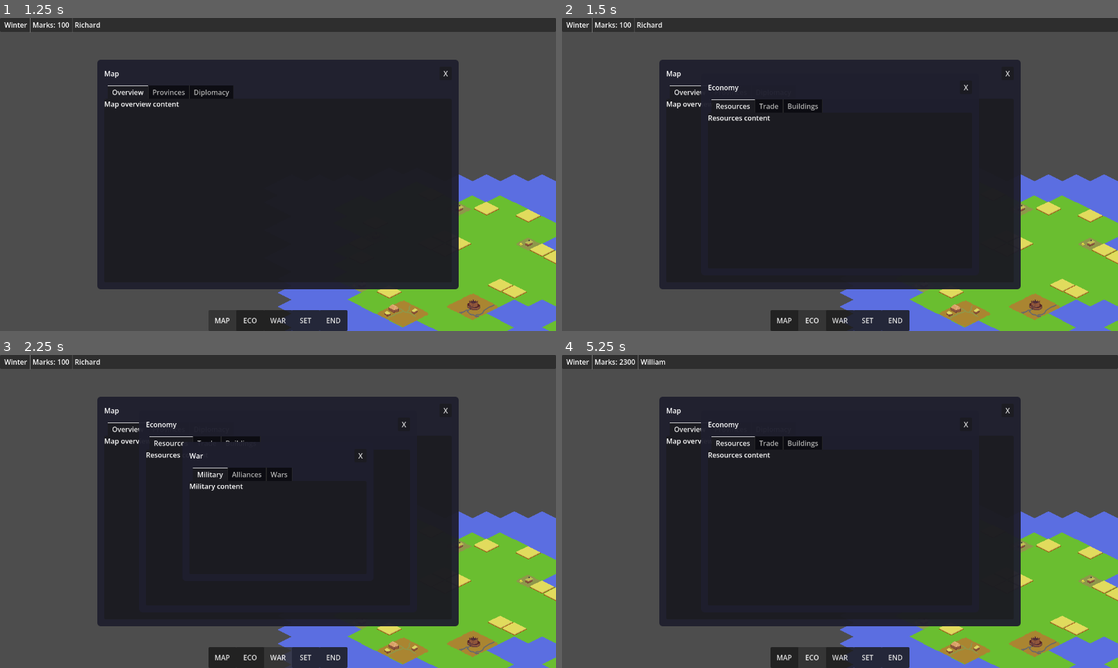
Above: before the commit, frames 1-4 (two rows, left to right).
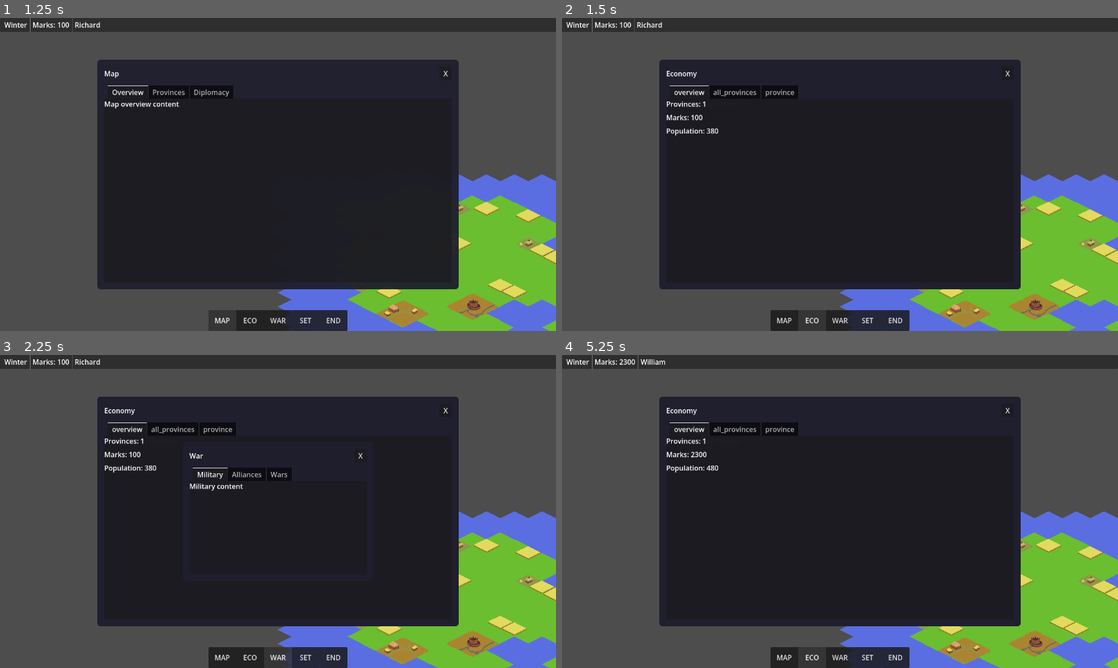
Above: after the commit, the same moments.

Repository: Charckle/strategemata_medieval
Game: Godot game, scene res://maps/overworld/test_maps/test_map_01/test_map_01.tscn
Two runs of this game, one before a commit and one after it. Both use one fixed random seed, a clock stepped at 60 frames per second and the inputs below. This scene is started directly instead of the project's main scene.
Inputs:
- Up to frame 1 (1.25 s): click "MAP" at 0.5 s
- Up to frame 2 (1.5 s): click "ECO" at 1.25 s
- Up to frame 3 (2.25 s): click "WAR" at 2 s
- Up to frame 4 (5.25 s): click "SET" at 2.75 s; click "END" at 3.5 s; click "MAP" at 4.25 s; click "ECO" at 5 s

Frame 1 is identical in both runs. In frame 2, 1.2% of the frame differs, in the area x 18-83%, y 16-87%; in frame 3, 1.1%; in frame 4, 1.3%.

Commit message:
more good stuff

Diff:
--- a/maps/overworld/o_base_map/o_base_map.gd
+++ b/maps/overworld/o_base_map/o_base_map.gd
@@ -10,6 +10,7 @@
 var players = {}
 
 @onready var provinces = $provinces
+@onready var camera: Camera2D = $Camera2D
 
 @onready var gui_node = $BasebottomGUI
 
@@ -21,6 +22,7 @@
 func _ready() -> void:
 	dummy_player_data()
 	update_player_data.rpc(players)
+	assign_players_home_provinces()
 	set_players_turn()
 
 @rpc("any_peer", "call_local", "reliable")
@@ -72,6 +74,7 @@
 	# recalculate everything
 	update_visuals_and_stats()
 
+
 @rpc("authority", "call_local", "reliable")
 func check_if_end_turn():
 	for player_id in players:
@@ -87,6 +90,7 @@
 
 @rpc("authority", "call_local", "reliable")
 func calculate_new_turn_game_data():
+	assign_players_home_provinces()
 	#calculate and then display the new data
 	add_resources()
 	update_visuals_and_stats()
@@ -135,6 +139,10 @@
 	gui_node.update_season(season)
 	gui_node.update_pname(players[my_pl_id].name_)
 	gui_node.update_money(players[my_pl_id].game_data["marks"])
+	update_menus()
+
+func update_menus():
+	gui_node.update_economy_menu(self)
 
 func update_stats():
 	recalculate_all_settlements_growth()
@@ -158,10 +166,8 @@
 	for prov in provinces.get_children():
 		var has_by_player: Dictionary = prov.resources["population"]["has"]
 		for player_id in has_by_player:
-			if player_id is String and player_id == "all":
-				continue
 			if players.has(player_id):
-				players[player_id].game_data["people"] = players[player_id].game_data.get("people", 0) + int(has_by_player[player_id])
+				players[player_id].game_data["people"] +=  int(has_by_player[player_id])
 
 func recalculate_all_settlements_marks() -> void:
 	for prov in provinces.get_children():
@@ -173,11 +179,100 @@
 	for prov in provinces.get_children():
 		var will_by_player: Dictionary = prov.resources["marks"]["will"]
 		for player_id in will_by_player:
-			if player_id is String and player_id == "all":
-				continue
 			if players.has(player_id):
 				players[player_id].game_data["marks"] += int(will_by_player[player_id])
 
 
 func add_resources():
 	add_marks_to_players()
+
+
+func _provinces_for_player(player_id: int) -> Array:
+	var owned := []
+	var other_interest := []
+	for prov in provinces.get_children():
+		if prov.player_owner == player_id:
+			owned.append(prov)
+		elif prov.defacto == player_id or prov.dejure == player_id:
+			other_interest.append(prov)
+	owned.append_array(other_interest)
+	return owned
+
+
+func get_player_overview_data(player_id: int) -> Dictionary:
+	if not players.has(player_id):
+		return {}
+	var pl = players[player_id]
+	var prov_list = _provinces_for_player(player_id)
+	var population := 0
+	for prov in prov_list:
+		population += prov.resources["population"]["has"]["all"]
+	return {
+		"num_provinces": prov_list.size(),
+		"marks": pl.game_data.get("marks", 0),
+		"population": population
+	}
+
+
+func get_all_provinces_list_data(player_id: int) -> Array:
+	var owned := []
+	var other := []
+	for prov in provinces.get_children():
+		var entry = {
+			"id": prov.name,
+			"name": prov.p_name,
+			"population": prov.resources["population"]["has"]["all"],
+			"predicted_income": prov.resources["marks"]["will"]["all"],
+			"owned": prov.player_owner == player_id
+		}
+		if prov.player_owner == player_id:
+			owned.append(entry)
+		elif prov.defacto == player_id or prov.dejure == player_id:
+			other.append(entry)
+	owned.append_array(other)
+	return owned
+
+
+func _get_province_by_id(province_id: String) -> Node:
+	for prov in provinces.get_children():
+		if prov.name == province_id:
+			return prov
+	return null
+
+
+func get_province_data(province_id: String) -> Dictionary:
+	var prov = _get_province_by_id(province_id)
+	if prov == null:
+		return {}
+	return prov.get_display_data(players)
+
+
+func assign_players_home_provinces() -> void:
+	var prov_list: Array = provinces.get_children()
+	prov_list.sort_custom(func(a, b): return a.name < b.name)
+	var assigned := {}
+	for prov in prov_list:
+		var pid = prov.player_owner
+		if not players.has(pid) or assigned.has(pid):
+			continue
+		players[pid].game_data["home_province_id"] = prov.name
+		assigned[pid] = true
+	# Override with any province marked as home_province for that player
+	for prov in prov_list:
+		if prov.home_province and players.has(prov.player_owner):
+			players[prov.player_owner].game_data["home_province_id"] = prov.name
+
+
+func center_camera_on_current_player_home() -> void:
+	if not players.has(my_pl_id):
+		return
+	var home_id: String = players[my_pl_id].game_data.get("home_province_id", "")
+	if home_id.is_empty():
+		return
+	var prov = _get_province_by_id(home_id)
+	if prov == null:
+		return
+	for s in prov.settlements.get_children():
+		if s.get("type_") != null and s.type_ == GlobalStuff.BUILDING_TYPE.TOWN:
+			camera.position = s.global_position
+			return
--- a/maps/overworld/test_maps/test_map_01/test_map_01.tscn
+++ b/maps/overworld/test_maps/test_map_01/test_map_01.tscn
@@ -17,7 +17,9 @@
 tile_set = ExtResource("2_vw55j")
 
 [node name="Province" parent="provinces" parent_id_path=PackedInt32Array(1550993670) index="0" unique_id=496899077 instance=ExtResource("3_yormb")]
+p_name = "Shire"
 player_owner = 0
+home_province = true
 
 [node name="Town" parent="provinces/Province/settlements" parent_id_path=PackedInt32Array(496899077, 1960527604) index="0" unique_id=772232724 instance=ExtResource("4_enhbj")]
 position = Vector2(224, 288)
@@ -83,6 +85,8 @@
 position = Vector2(384, 272)
 
 [node name="Province2" parent="provinces" parent_id_path=PackedInt32Array(1550993670) index="1" unique_id=851865952 instance=ExtResource("3_yormb")]
+p_name = "Gondor"
+home_province = true
 
 [node name="Town" parent="provinces/Province2/settlements" parent_id_path=PackedInt32Array(851865952, 1960527604) index="0" unique_id=1638598210 instance=ExtResource("4_enhbj")]
 position = Vector2(608, 480)
--- a/menus/gui/base_bottom/basebottomGUI.gd
+++ b/menus/gui/base_bottom/basebottomGUI.gd
@@ -6,6 +6,26 @@
 @onready var settings_menu := $settings_menu
 
 @onready var parent_n = get_parent()
+
+# Economy menu tab refs
+@onready var economy_tabs := $economy_menu/margin/vbox/tabs
+@onready var overview_provinces_lbl := $economy_menu/margin/vbox/tabs/overview/provinces_count_lbl
+@onready var overview_money_lbl := $economy_menu/margin/vbox/tabs/overview/money_lbl
+@onready var overview_population_lbl := $economy_menu/margin/vbox/tabs/overview/population_lbl
+@onready var provinces_list_container := $economy_menu/margin/vbox/tabs/all_provinces/ScrollContainer/provinces_list
+@onready var province_tab_name := $economy_menu/margin/vbox/tabs/province/province_name_lbl
+@onready var province_tab_status := $economy_menu/margin/vbox/tabs/province/status_lbl
+@onready var province_tab_owner := $economy_menu/margin/vbox/tabs/province/owner_lbl
+@onready var province_tab_defacto := $economy_menu/margin/vbox/tabs/province/defacto_lbl
+@onready var province_tab_dejure := $economy_menu/margin/vbox/tabs/province/dejure_lbl
+@onready var province_tab_population := $economy_menu/margin/vbox/tabs/province/population_prov_lbl
+@onready var province_tab_income := $economy_menu/margin/vbox/tabs/province/income_prov_lbl
+@onready var province_tab_villages := $economy_menu/margin/vbox/tabs/province/buildings_grid/villages_val
+@onready var province_tab_towns := $economy_menu/margin/vbox/tabs/province/buildings_grid/towns_val
+@onready var province_tab_castles := $economy_menu/margin/vbox/tabs/province/buildings_grid/castles_val
+@onready var province_tab_economy := $economy_menu/margin/vbox/tabs/province/buildings_grid/economy_val
+
+var selected_province_id: String = ""
 
 func _ready() -> void:
 	$Panel/map_btn.pressed.connect(_on_map_btn_pressed)
@@ -58,3 +78,78 @@
 
 func update_pname(player_name):
 	$top_panel/MarginContainer/HBoxContainer/player_name_lbl.text = player_name
+
+
+func update_economy_menu(base_map: Node) -> void:
+	if not is_instance_valid(base_map) or not base_map.has_method("get_player_overview_data"):
+		return
+	var pid = base_map.my_pl_id
+	var overview = base_map.get_player_overview_data(pid)
+	overview_provinces_lbl.text = "Provinces: %d" % overview.get("num_provinces", 0)
+	overview_money_lbl.text = "Marks: %s" % overview.get("marks", 0)
+	overview_population_lbl.text = "Population: %s" % overview.get("population", 0)
+
+	var list_data = base_map.get_all_provinces_list_data(pid)
+	for child in provinces_list_container.get_children():
+		child.queue_free()
+	var separator_added := false
+	for entry in list_data:
+		if not entry.get("owned", true) and not separator_added:
+			separator_added = true
+			var sep = HSeparator.new()
+			provinces_list_container.add_child(sep)
+			var lbl = Label.new()
+			lbl.text = "De jure / De facto only"
+			lbl.add_theme_font_size_override("font_size", 12)
+			provinces_list_container.add_child(lbl)
+		var btn = Button.new()
+		btn.text = "%s — Pop: %s  Income: %s" % [
+			entry.get("name", "—"),
+			entry.get("population", 0),
+			entry.get("predicted_income", 0)
+		]
+		btn.set_meta("province_id", entry.get("id", ""))
+		btn.pressed.connect(_on_province_list_clicked.bind(entry.get("id", "")))
+		provinces_list_container.add_child(btn)
+
+	if selected_province_id != "":
+		_fill_province_tab(base_map, selected_province_id)
+
+
+func _on_province_list_clicked(province_id: String) -> void:
+	selected_province_id = province_id
+	economy_tabs.current_tab = 2
+	if is_instance_valid(parent_n) and parent_n.has_method("get_province_data"):
+		_fill_province_tab(parent_n, province_id)
+
+
+func _fill_province_tab(base_map: Node, province_id: String) -> void:
+	var data = base_map.get_province_data(province_id)
+	if data.is_empty():
+		province_tab_name.text = "—"
+		province_tab_status.text = "Status: —"
+		province_tab_owner.text = "Owner: —"
+		province_tab_defacto.text = "De facto: —"
+		province_tab_dejure.text = "De jure: —"
+		province_tab_population.text = "Population: —"
+		province_tab_income.text = "Predicted income: —"
+		province_tab_villages.text = "— / —"
+		province_tab_towns.text = "— / —"
+		province_tab_castles.text = "— / —"
+		province_tab_economy.text = "— / —"
+		return
+	province_tab_name.text = data.get("name", "—")
+	province_tab_status.text = "Status: %s" % data.get("status_name", "—")
+	province_tab_owner.text = "Owner: %s" % data.get("owner_name", "—")
+	province_tab_defacto.text = "De facto: %s" % data.get("defacto_name", "—")
+	province_tab_dejure.text = "De jure: %s" % data.get("dejure_name", "—")
+	province_tab_population.text = "Population: %s (next: %s)" % [data.get("population_has", 0), data.get("population_will", 0)]
+	province_tab_income.text = "Predicted income: %s" % data.get("marks_will", 0)
+	var v = data.get("villages", {"control": 0, "all": 0})
+	province_tab_villages.text = "%d / %d" % [v.get("control", 0), v.get("all", 0)]
+	var t = data.get("towns", {"control": 0, "all": 0})
+	province_tab_towns.text = "%d / %d" % [t.get("control", 0), t.get("all", 0)]
+	var c = data.get("castles", {"control": 0, "all": 0})
+	province_tab_castles.text = "%d / %d" % [c.get("control", 0), c.get("all", 0)]
+	var e = data.get("economy", {"control": 0, "all": 0})
+	province_tab_economy.text = "%d / %d" % [e.get("control", 0), e.get("all", 0)]
--- a/menus/gui/base_bottom/basebottomGUI.tscn
+++ b/menus/gui/base_bottom/basebottomGUI.tscn
@@ -128,10 +128,10 @@
 
 [node name="economy_menu" type="PanelContainer" parent="." unique_id=733854810]
 visible = false
-offset_left = 320.0
-offset_top = 128.0
-offset_right = 960.0
-offset_bottom = 592.0
+offset_left = 224.0
+offset_top = 96.0
+offset_right = 1056.0
+offset_bottom = 624.0
 theme_override_styles/panel = SubResource("StyleBoxFlat_panel")
 script = ExtResource("2_draggable")
 menu_title = "Economy"
@@ -167,31 +167,113 @@
 size_flags_vertical = 3
 current_tab = 0
 
-[node name="Resources" type="VBoxContainer" parent="economy_menu/margin/vbox/tabs" unique_id=763224628]
-layout_mode = 2
+[node name="overview" type="VBoxContainer" parent="economy_menu/margin/vbox/tabs" unique_id=763224628]
+layout_mode = 2
+theme_override_constants/separation = 8
 metadata/_tab_index = 0
 
-[node name="Label" type="Label" parent="economy_menu/margin/vbox/tabs/Resources" unique_id=1244430796]
-layout_mode = 2
-text = "Resources content"
-
-[node name="Trade" type="VBoxContainer" parent="economy_menu/margin/vbox/tabs" unique_id=1844819315]
-visible = false
-layout_mode = 2
+[node name="provinces_count_lbl" type="Label" parent="economy_menu/margin/vbox/tabs/overview" unique_id=1244430796]
+layout_mode = 2
+text = "Provinces: 0"
+
+[node name="money_lbl" type="Label" parent="economy_menu/margin/vbox/tabs/overview" unique_id=1244430797]
+layout_mode = 2
+text = "Marks: 0"
+
+[node name="population_lbl" type="Label" parent="economy_menu/margin/vbox/tabs/overview" unique_id=1244430798]
+layout_mode = 2
+text = "Population: 0"
+
+[node name="all_provinces" type="VBoxContainer" parent="economy_menu/margin/vbox/tabs" unique_id=1844819315]
+visible = false
+layout_mode = 2
+theme_override_constants/separation = 4
 metadata/_tab_index = 1
 
-[node name="Label" type="Label" parent="economy_menu/margin/vbox/tabs/Trade" unique_id=753235413]
-layout_mode = 2
-text = "Trade content"
-
-[node name="Buildings" type="VBoxContainer" parent="economy_menu/margin/vbox/tabs" unique_id=2040139432]
-visible = false
-layout_mode = 2
+[node name="ScrollContainer" type="ScrollContainer" parent="economy_menu/margin/vbox/tabs/all_provinces" unique_id=753235413]
+layout_mode = 2
+size_flags_vertical = 3
+
+[node name="provinces_list" type="VBoxContainer" parent="economy_menu/margin/vbox/tabs/all_provinces/ScrollContainer" unique_id=753235414]
+layout_mode = 2
+size_flags_horizontal = 3
+theme_override_constants/separation = 2
+
+[node name="province" type="VBoxContainer" parent="economy_menu/margin/vbox/tabs" unique_id=2040139432]
+visible = false
+layout_mode = 2
+theme_override_constants/separation = 6
 metadata/_tab_index = 2
 
-[node name="Label" type="Label" parent="economy_menu/margin/vbox/tabs/Buildings" unique_id=1543648826]
-layout_mode = 2
-text = "Buildings content"
+[node name="province_name_lbl" type="Label" parent="economy_menu/margin/vbox/tabs/province" unique_id=1543648826]
+layout_mode = 2
+text = "—"
+
+[node name="status_lbl" type="Label" parent="economy_menu/margin/vbox/tabs/province" unique_id=1543648827]
+layout_mode = 2
+text = "Status: —"
+
+[node name="owner_lbl" type="Label" parent="economy_menu/margin/vbox/tabs/province" unique_id=1543648828]
+layout_mode = 2
+text = "Owner: —"
+
+[node name="defacto_lbl" type="Label" parent="economy_menu/margin/vbox/tabs/province" unique_id=1543648829]
+layout_mode = 2
+text = "De facto: —"
+
+[node name="dejure_lbl" type="Label" parent="economy_menu/margin/vbox/tabs/province" unique_id=1543648830]
+layout_mode = 2
+text = "De jure: —"
+
+[node name="population_prov_lbl" type="Label" parent="economy_menu/margin/vbox/tabs/province" unique_id=1543648831]
+layout_mode = 2
+text = "Population: —"
+
+[node name="income_prov_lbl" type="Label" parent="economy_menu/margin/vbox/tabs/province" unique_id=1543648832]
+layout_mode = 2
+text = "Predicted income: —"
+
+[node name="buildings_header" type="Label" parent="economy_menu/margin/vbox/tabs/province" unique_id=1543648833]
+layout_mode = 2
+text = "Buildings (Control / All)"
+
+[node name="buildings_grid" type="GridContainer" parent="economy_menu/margin/vbox/tabs/province" unique_id=1543648834]
+layout_mode = 2
+theme_override_constants/h_separation = 16
+theme_override_constants/v_separation = 4
+columns = 2
+
+[node name="villages_lbl" type="Label" parent="economy_menu/margin/vbox/tabs/province/buildings_grid" unique_id=1543648835]
+layout_mode = 2
+text = "Villages"
+
+[node name="villages_val" type="Label" parent="economy_menu/margin/vbox/tabs/province/buildings_grid" unique_id=1543648836]
+layout_mode = 2
+text = "— / —"
+
+[node name="towns_lbl" type="Label" parent="economy_menu/margin/vbox/tabs/province/buildings_grid" unique_id=1543648837]
+layout_mode = 2
+text = "Towns"
+
+[node name="towns_val" type="Label" parent="economy_menu/margin/vbox/tabs/province/buildings_grid" unique_id=1543648838]
+layout_mode = 2
+text = "— / —"
+
+[node name="castles_lbl" type="Label" parent="economy_menu/margin/vbox/tabs/province/buildings_grid" unique_id=1543648839]
+layout_mode = 2
+text = "Castles"
+
+[node name="castles_val" type="Label" parent="economy_menu/margin/vbox/tabs/province/buildings_grid" unique_id=1543648840]
+layout_mode = 2
+text = "— / —"
+
+[node name="economy_lbl" type="Label" parent="economy_menu/margin/vbox/tabs/province/buildings_grid" unique_id=1543648841]
+layout_mode = 2
+text = "Economy"
+
+[node name="economy_val" type="Label" parent="economy_menu/margin/vbox/tabs/province/buildings_grid" unique_id=1543648842]
+layout_mode = 2
+text = "— / —"
 
 [node name="war_menu" type="PanelContainer" parent="." unique_id=1949477651]
 visible = false
--- a/objects/overworld/province/province.gd
+++ b/objects/overworld/province/province.gd
@@ -4,20 +4,30 @@
 
 var resources
 
-var p_name = "noname"
+@export var p_name = "noname"
 @export var player_owner = 1
+@export var home_province = false
 var dejure
 var defacto
 
+var status_ = PROVINCE_STATUS.STABLE
+
 @onready var settlements = $settlements
 @onready var fields = $fields
+@onready var economy = $economy
+@onready var defense = $defense
 
 func _ready() -> void:
 	create_de_resorce_dict()
 	dejure = player_owner
 	defacto = player_owner
+	status_ = get_status()
 	allocate_fields_to_settlements()
 	sync_player_owner_to_children(self)
+
+func get_status() -> PROVINCE_STATUS:
+	# Placeholder: rules will be added later
+	return PROVINCE_STATUS.STABLE
 
 func sync_player_owner_to_children(node: Node) -> void:
 	for child in node.get_children():
@@ -144,3 +154,76 @@
 		total += will_by_player[pid]
 	will_by_player["all"] = total
 	resources["marks"]["will"] = will_by_player
+
+
+func _count_buildings_in_node(node: Node, control_player_id: int) -> Dictionary:
+	var control := 0
+	var all_count := 0
+	for child in node.get_children():
+		all_count += 1
+		if child.get("player_owner") != null and child.player_owner == control_player_id:
+			control += 1
+	return {"control": control, "all": all_count}
+
+
+func get_building_counts() -> Dictionary:
+	var ctrl = defacto
+	var villages := _count_by_type(settlements, GlobalStuff.BUILDING_TYPE.VILLAGE, ctrl)
+	var towns := _count_by_type(settlements, GlobalStuff.BUILDING_TYPE.TOWN, ctrl)
+	# defense/economy: count all children (castles may not have type_ set yet)
+	var castles := _count_buildings_in_node(defense, ctrl)
+	var economy_buildings := _count_buildings_in_node(economy, ctrl)
+	return {
+		"villages": villages,
+		"towns": towns,
+		"castles": castles,
+		"economy": economy_buildings
+	}
+
+
+func _count_by_type(node: Node, btype: int, control_player_id: int) -> Dictionary:
+	var control := 0
+	var all_count := 0
+	for child in node.get_children():
+		if child.get("type_") != null and child.type_ == btype:
+			if child.get("player_owner") != null:
+				all_count += 1
+			if child.player_owner == control_player_id:
+				control += 1
+	return {"control": control, "all": all_count}
+
+
+func get_status_name() -> String:
+	match status_:
+		PROVINCE_STATUS.STABLE: return "Stable"
+		PROVINCE_STATUS.DISPUTED: return "Disputed"
+		PROVINCE_STATUS.OCCUPIED: return "Occupied"
+		PROVINCE_STATUS.CONQUERED: return "Conquered"
+		_: return "Unknown"
+
+func get_display_data(players_dict: Dictionary) -> Dictionary:
+	var owner_name := ""
+	var defacto_name := ""
+	var dejure_name := ""
+	if players_dict.has(player_owner):
+		owner_name = players_dict[player_owner].name_
+	if players_dict.has(defacto):
+		defacto_name = players_dict[defacto].name_
+	if players_dict.has(dejure):
+		dejure_name = players_dict[dejure].name_
+	var counts = get_building_counts()
+	return {
+		"name": p_name,
+		"status": status_,
+		"status_name": get_status_name(),
+		"owner_name": owner_name,
+		"defacto_name": defacto_name,
+		"dejure_name": dejure_name,
+		"population_has": resources["population"]["has"].get("all", 0),
+		"population_will": resources["population"]["will"].get("all", 0),
+		"marks_will": resources["marks"]["will"].get("all", 0),
+		"villages": counts["villages"],
+		"towns": counts["towns"],
+		"castles": counts["castles"],
+		"economy": counts["economy"]
+	}
